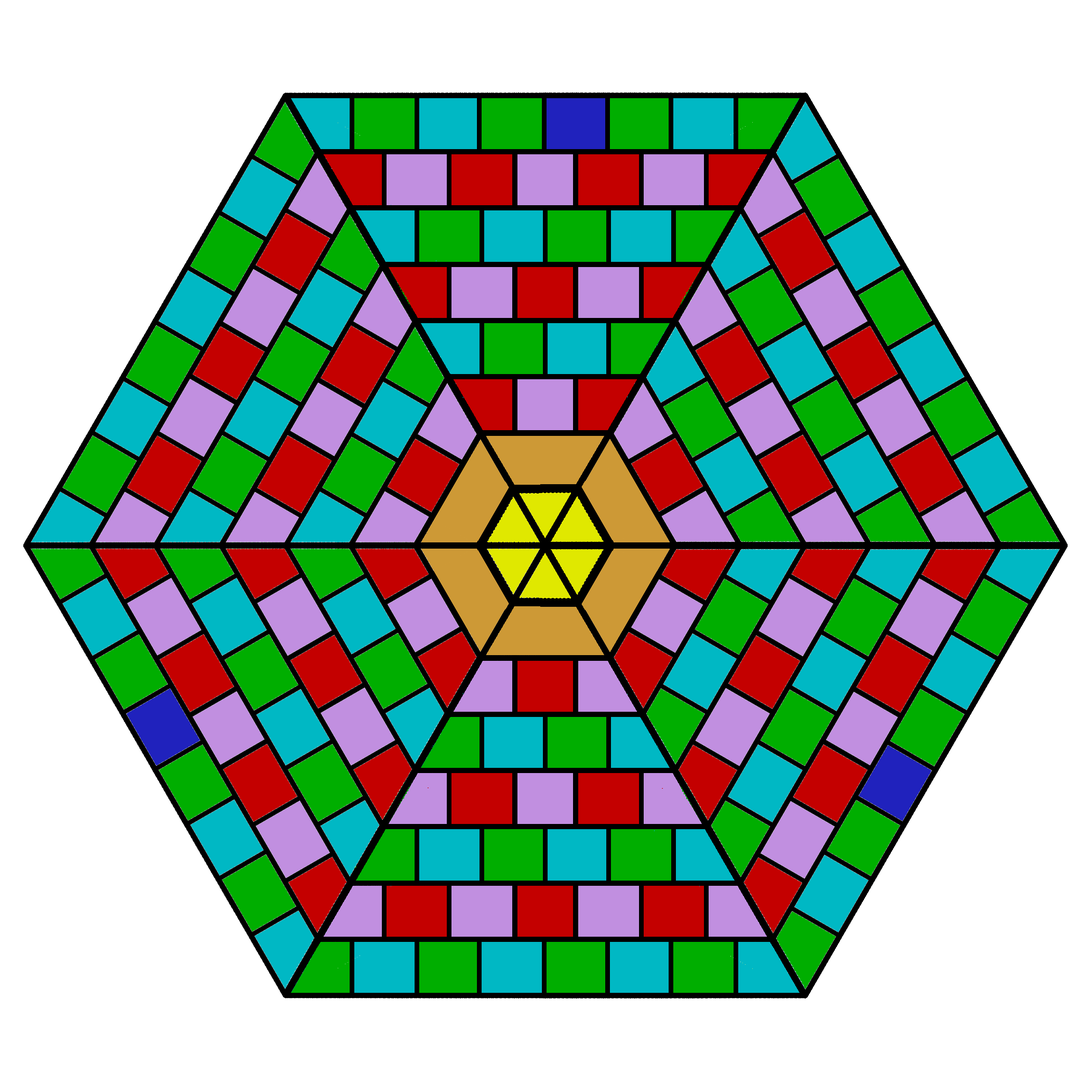
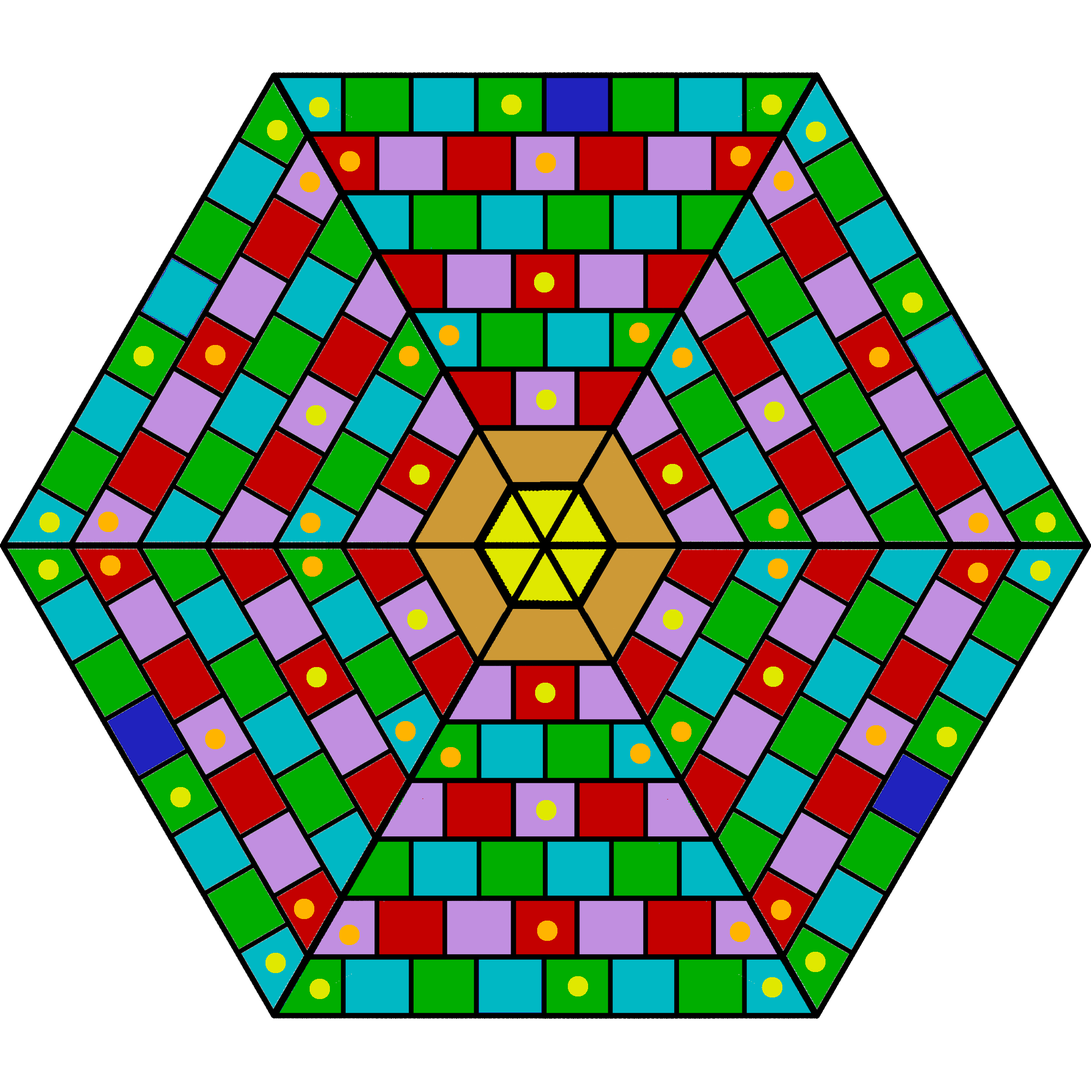
Layer changes from the first 1091 × 1091 image to the second:
added layer "Dots" above "Conquer_Map_v2.png" over [38,94,1057,1000]
painted on "Conquer_Map_v2.png" over [0,72,1091,1020]
